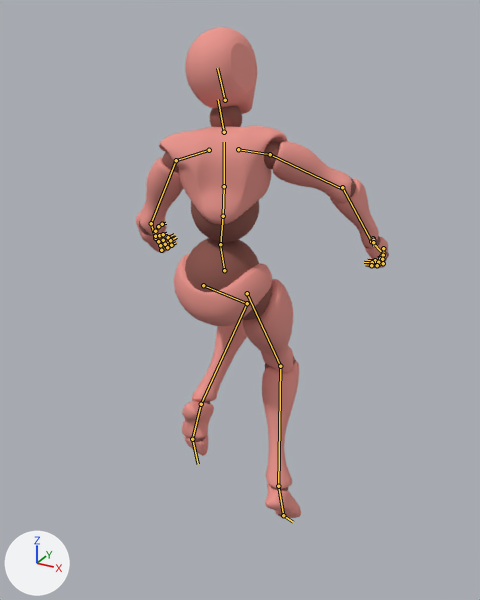
The FBX model Project SSD/Assets/Models/Players/SD-UnityChan/Animation/Q-Player@Floating Animation.fbx, before and after one commit.
Both versions are drawn from a camera (50 mm lens) standing at (1.043, -1.776, 1.939) and looking at (0.021, 0.083, 1.01). Arrows for +X, +Y and +Z are at lower left; the lights stay in place. Both versions are drawn at frame 49 of the action 'Armature|One-Hand Casting'; the numbers are the values there. The bones that bend it are drawn over the model as lines.

Objects in the first picture: 'Beta_Joints', 'Beta_Surface'.
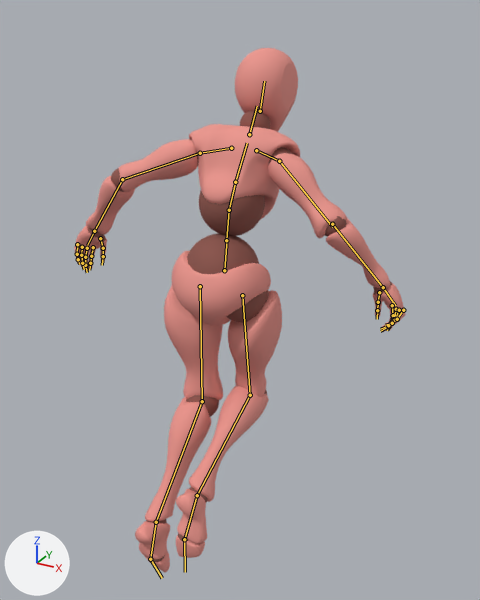
Boxes (x1, y1, x2, y2) around the edits, measured in the pictures (480 x 600 px):
'Beta_Surface', posed (32% wider, 7% taller): before (136, 27, 388, 518); after (74, 48, 406, 573)
'Beta_Joints', posed (31% wider, 10% taller): before (139, 106, 389, 516); after (75, 111, 404, 562)
bone 'mixamorig:Hips', root to tip: before (224, 270) to (220, 243); after (224, 270) to (227, 239)
bone 'mixamorig:Spine', root to tip: before (220, 244) to (223, 216); after (226, 240) to (229, 210)
bone 'mixamorig:Spine1', root to tip: before (223, 216) to (224, 186); after (229, 210) to (235, 182)
bone 'mixamorig:Spine2', root to tip: before (224, 186) to (224, 142); after (235, 182) to (247, 143)
bone 'mixamorig:Neck', root to tip: before (224, 132) to (218, 99); after (249, 134) to (257, 106)
bone 'mixamorig:Head', root to tip: before (225, 100) to (217, 68); after (260, 111) to (264, 81)
bone 'mixamorig:RightShoulder', root to tip: before (238, 149) to (270, 154); after (256, 150) to (279, 161)
bone 'mixamorig:RightArm', root to tip: before (270, 154) to (344, 190); after (279, 161) to (332, 227)
bone 'mixamorig:RightForeArm', root to tip: before (342, 187) to (371, 241); after (332, 224) to (383, 287)
bone 'mixamorig:RightHand', root to tip: before (371, 241) to (382, 253); after (383, 287) to (395, 305)
bone 'mixamorig:LeftShoulder', root to tip: before (209, 150) to (176, 160); after (231, 148) to (200, 153)
bone 'mixamorig:LeftArm', root to tip: before (176, 160) to (151, 223); after (200, 153) to (122, 179)
bone 'mixamorig:LeftForeArm', root to tip: before (151, 223) to (155, 238); after (122, 179) to (94, 231)
bone 'mixamorig:RightUpLeg', root to tip: before (247, 293) to (280, 366); after (242, 295) to (250, 395)
bone 'mixamorig:RightLeg', root to tip: before (280, 366) to (278, 486); after (250, 395) to (197, 495)
bone 'mixamorig:LeftUpLeg', root to tip: before (203, 285) to (247, 303); after (200, 286) to (202, 401)
bone 'mixamorig:LeftLeg', root to tip: before (247, 303) to (201, 404); after (202, 401) to (156, 522)

What the commit changed:
Bone 'mixamorig:Hips' (bone_mixamorig_hips) turns from (-15, 3, -1) to (9, 0, 0) degrees about its own x, y and z.
Bone 'mixamorig:Spine' (bone_mixamorig_spine) turns from (21, 4, 10) to (10, 0, 0) degrees about its own x, y and z.
Bone 'mixamorig:Spine1' (bone_mixamorig_spine1) turns from (8, 12, -3) to (18, 0, 0) degrees about its own x, y and z.
Bone 'mixamorig:Spine2' (bone_mixamorig_spine2) turns from (16, 3, -4) to (5, 0, 0) degrees about its own x, y and z.
Bone 'mixamorig:Neck' (bone_mixamorig_neck) turns from (-16, -45, 1) to (-3, 0, 0) degrees about its own x, y and z.
Bone 'mixamorig:Head' (bone_mixamorig_head) turns from (-11, 11, 7) to (-12, -1, 0) degrees about its own x, y and z.
Bone 'mixamorig:RightShoulder' (bone_mixamorig_rightshoulder) turns from (12, -5, 9) to (17, -3, -4) degrees about its own x, y and z.
Bone 'mixamorig:RightArm' (bone_mixamorig_rightarm) turns from (29, -80, -65) to (32, -49, -35) degrees about its own x, y and z.
Bone 'mixamorig:RightForeArm' (bone_mixamorig_rightforearm) turns from (31, 143, -3) to (-42, 28, -45) degrees about its own x, y and z.
Bone 'mixamorig:RightHand' (bone_mixamorig_righthand) turns from (-9, 16, -8) to (3, 16, 0) degrees about its own x, y and z.
Bone 'mixamorig:LeftShoulder' (bone_mixamorig_leftshoulder) turns from (14, -5, 11) to (19, 3, 4) degrees about its own x, y and z.
Bone 'mixamorig:LeftArm' (bone_mixamorig_leftarm) turns from (50, 46, 80) to (34, 63, 19) degrees about its own x, y and z.
Bone 'mixamorig:LeftForeArm' (bone_mixamorig_leftforearm) turns from (55, -142, -45) to (-42, -23, 47) degrees about its own x, y and z.
Bone 'mixamorig:RightUpLeg' (bone_mixamorig_rightupleg) turns from (15, -4, -6) to (20, -5, 0) degrees about its own x, y and z.
Bone 'mixamorig:RightLeg' (bone_mixamorig_rightleg) turns from (-56, -5, 0) to (-79, 0, 0) degrees about its own x, y and z.
Bone 'mixamorig:LeftUpLeg' (bone_mixamorig_leftupleg) turns from (45, 9, 12) to (6, 6, -1) degrees about its own x, y and z.
Bone 'mixamorig:LeftLeg' (bone_mixamorig_leftleg) turns from (-102, -10, -9) to (-34, 0, 0) degrees about its own x, y and z.
